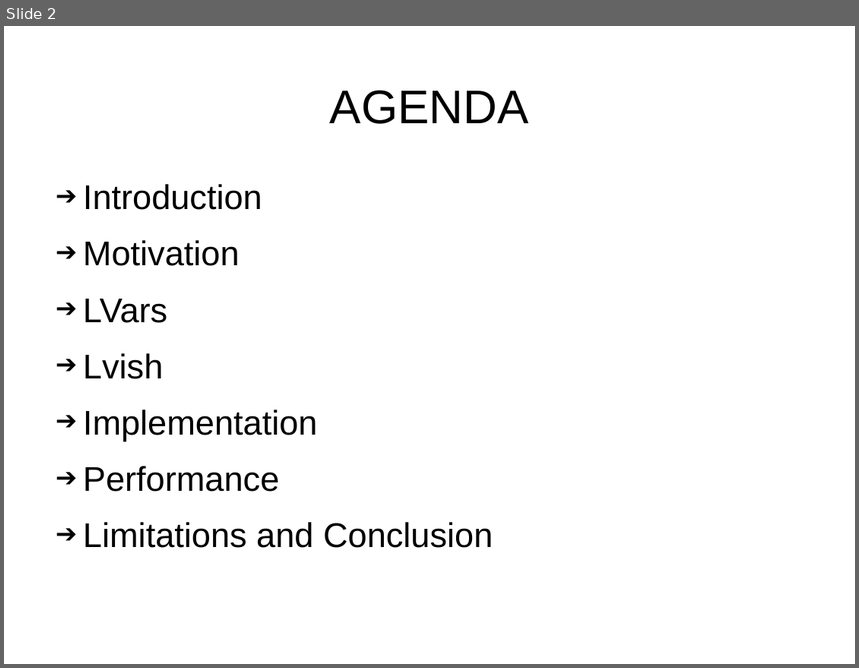
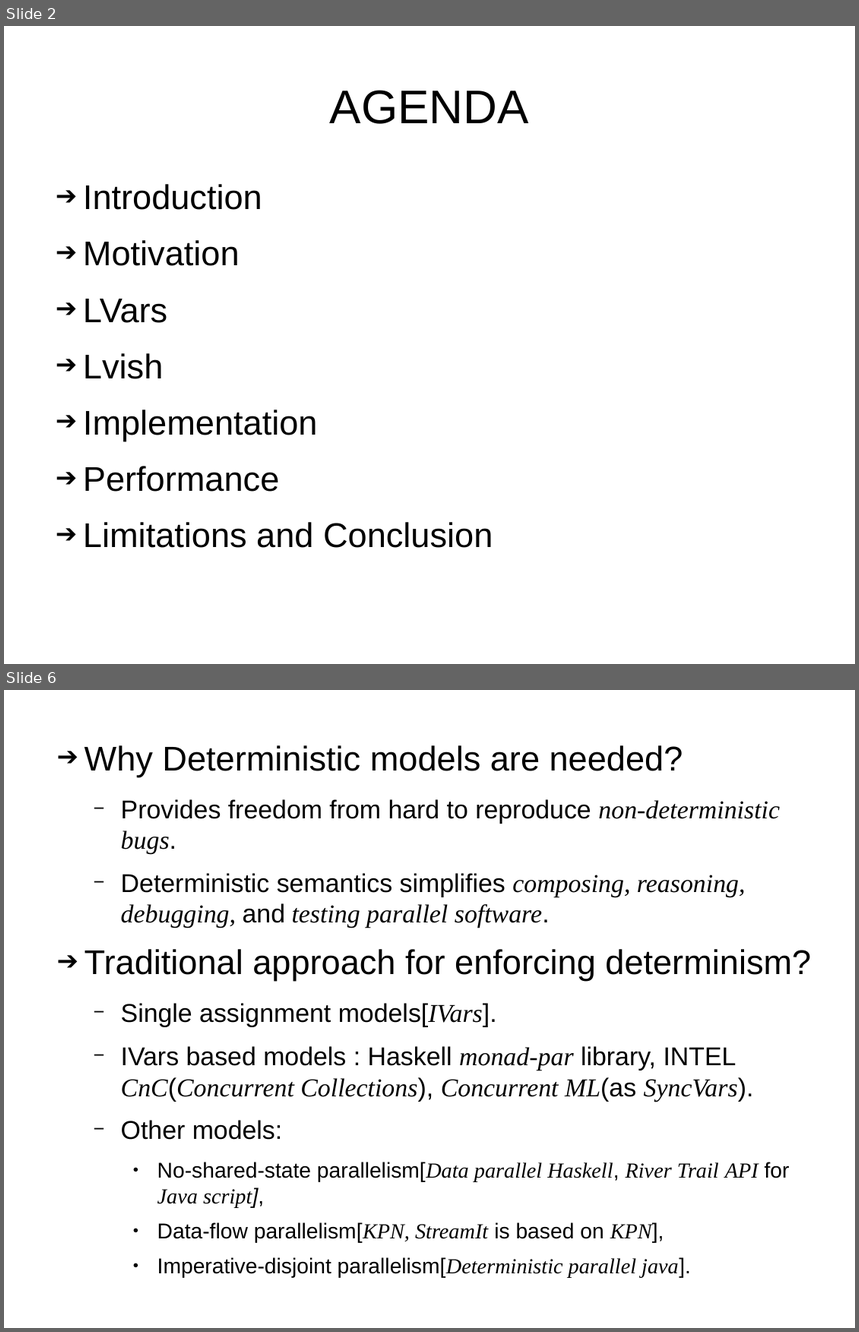
Before and after one commit to sentinel88/Personal, a slide deck: Talk.odp. Shown one above the other, each under a label of ours: slide 2 before the commit, slides 2 and 6 after it; the slides between them are not shown. The pictures are 859x668 and 859x1332 pixels, drawn with LibreOffice and Linux fonts; fonts in the diff are those of the drawing. Boxes give left, top, right and bottom in pixels: in the first picture for what was removed or moved away, otherwise in the second. Text is boxed around its words. In the diff, an @@ line names an element or a change of style, - is before the commit and + after.

```diff
--- a/Talk.odp
+++ b/Talk.odp
@@ slide 6 added at [4, 690, 855, 1328], background #FFFFFF @@
@@ text added at [85, 745, 811, 1278], 24 pt, text #000000 @@
+➔ Why Deterministic models are needed?
+  − Provides freedom from hard to reproduce non-deterministic bugs.
+  − Deterministic semantics simplifies composing, reasoning, debugging, and testing parallel software.
+➔ Traditional approach for enforcing determinism?
+  − Single assignment models[IVars].
+  − IVars based models : Haskell monad-par library, INTEL CnC(Concurrent Collections), Concurrent ML(as SyncVars).
+  − Other models:
+    ● No-shared-state parallelism[Data parallel Haskell, River Trail API for Java script],
+    ● Data-flow parallelism[KPN, StreamIt is based on KPN],
+    ● Imperative-disjoint parallelism[Deterministic parallel java].
```
Also in this commit, not shown: 3 slides changed, 2 other slides added, 1 other file.
